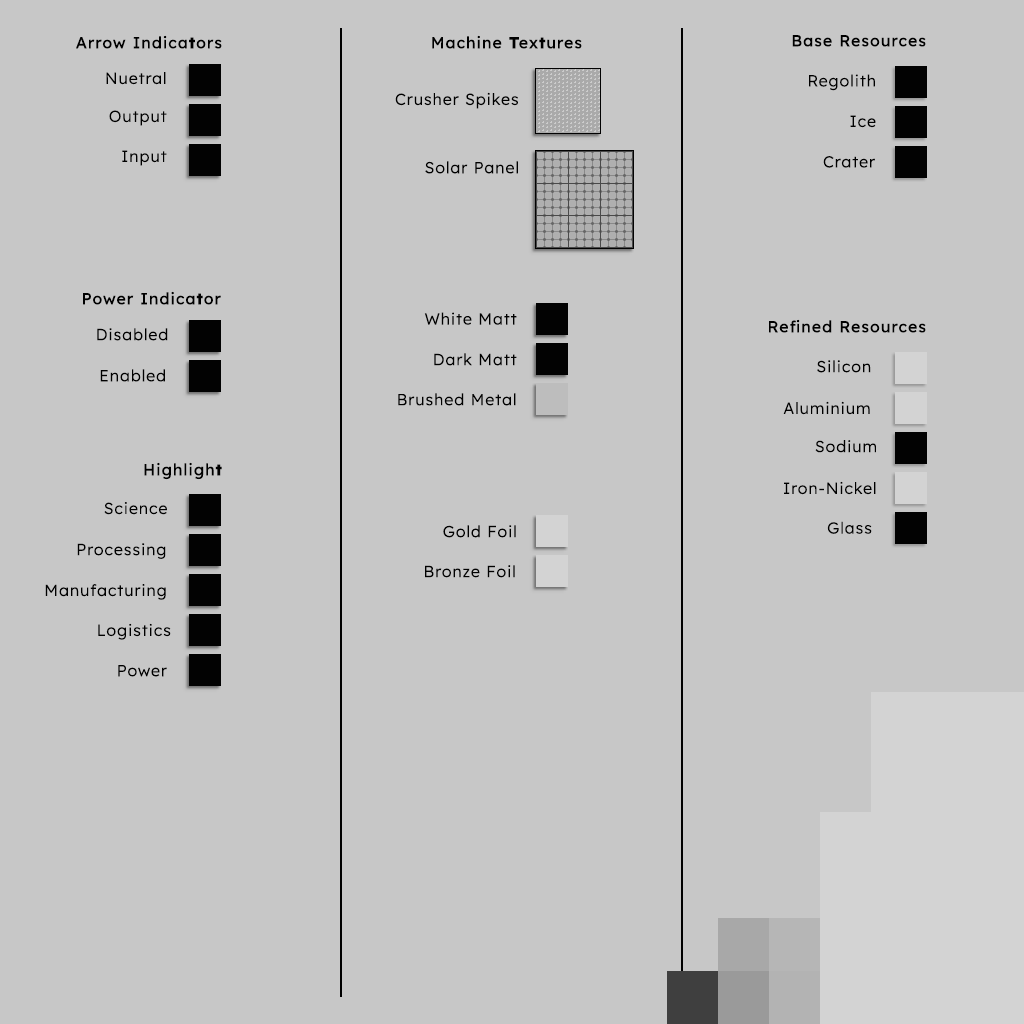
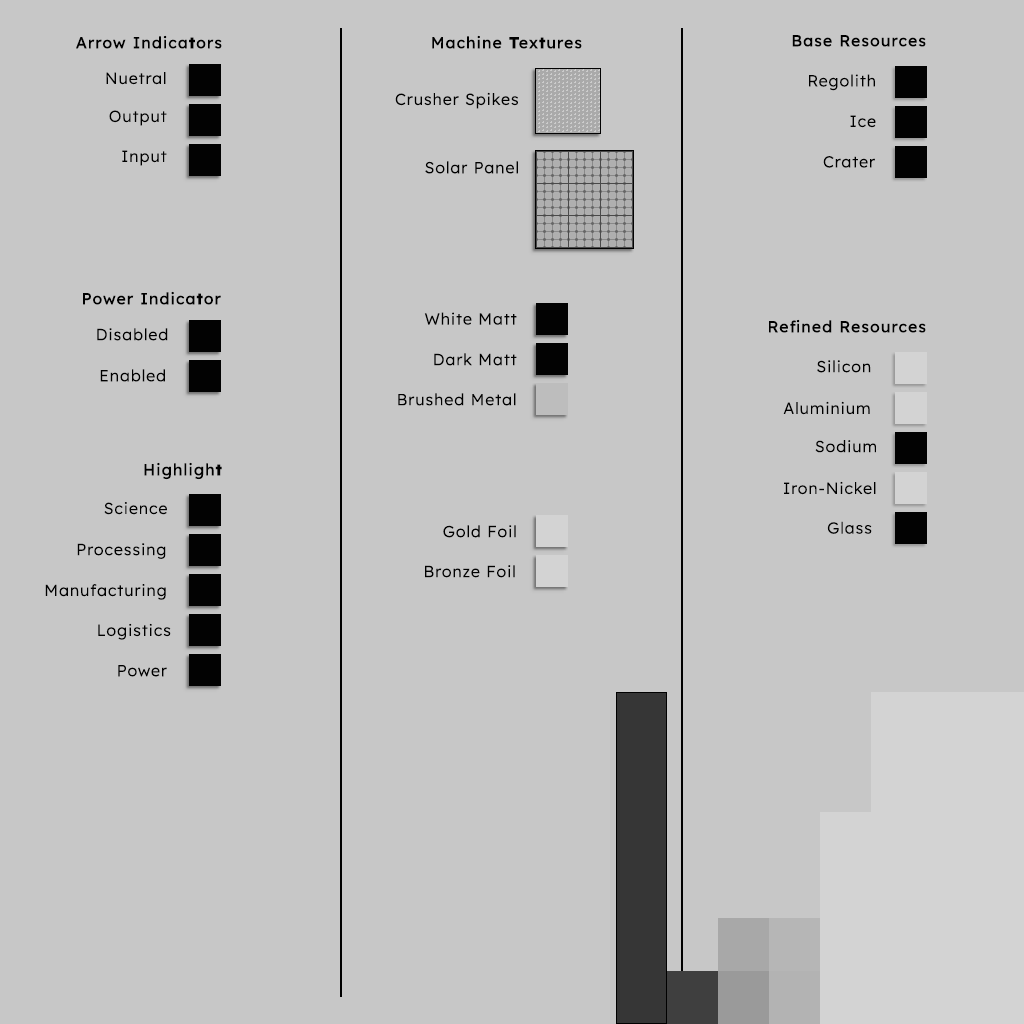
Comparing the layer stacks of the two 1024 x 1024 images. Changes:
added group "Matts" with 1 layers above "Bright Metal" over 616, 692, 667, 1024
added layer "Matt 1" in group "Matts" over 616, 692, 667, 1024
